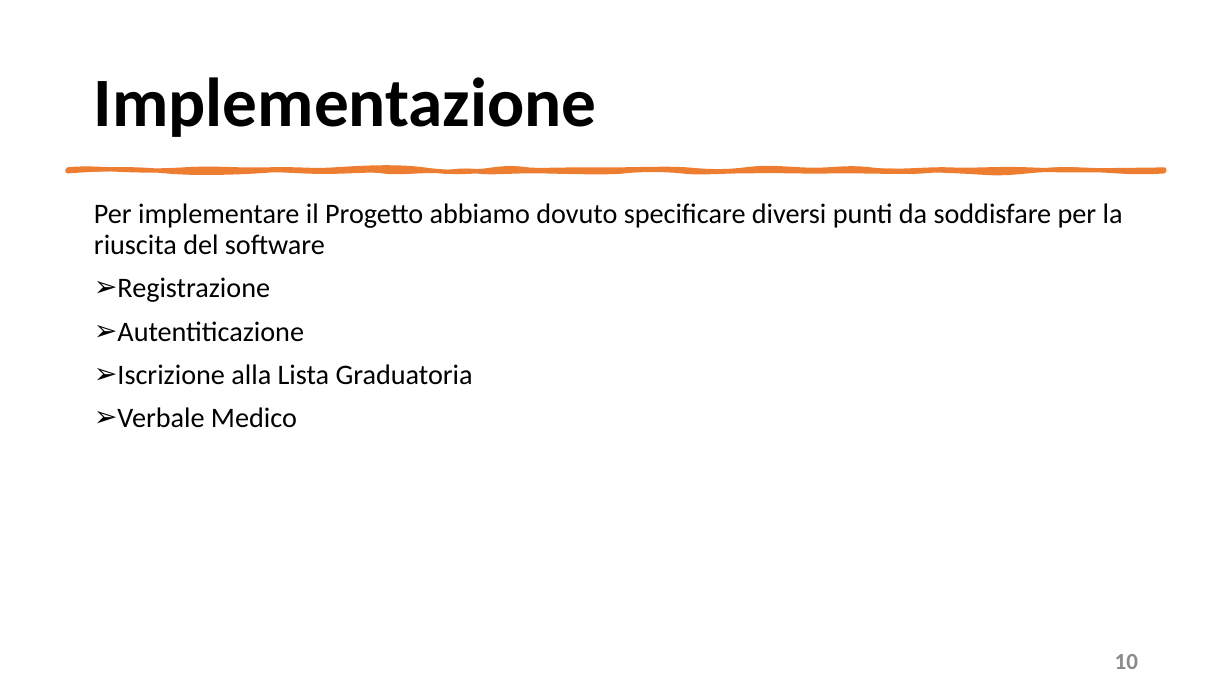
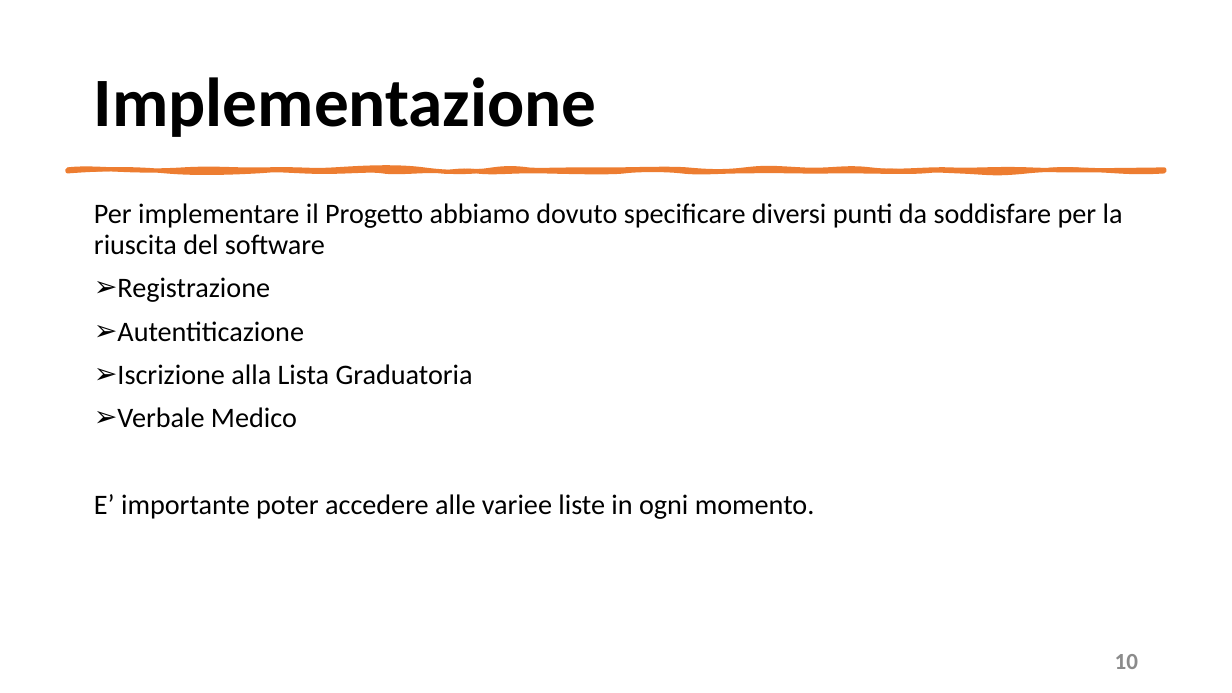
Before and after one commit to mangilimatteo/Progetto_Ingegneria_Software_Cattaneo_Mangili_Saini, a slide deck: slide 10 of Presentazione_Progetto.pptx. Drawn at 1232x693 pixels with LibreOffice and Linux fonts; fonts in the diff are those of the drawing. Boxes give left, top, right and bottom in pixels: in the first picture for what was removed or moved away, otherwise in the second. Text is boxed around its words. In the diff, an @@ line names an element or a change of style, - is before the commit and + after.

```diff
--- a/Presentazione_Progetto.pptx
+++ b/Presentazione_Progetto.pptx
@@ text at (x1=94, y1=494, x2=815, y2=519): paragraph added @@
+E’ importante poter accedere alle variee liste in ogni momento.
```
Also in this commit, not shown: 2 other slides changed.
